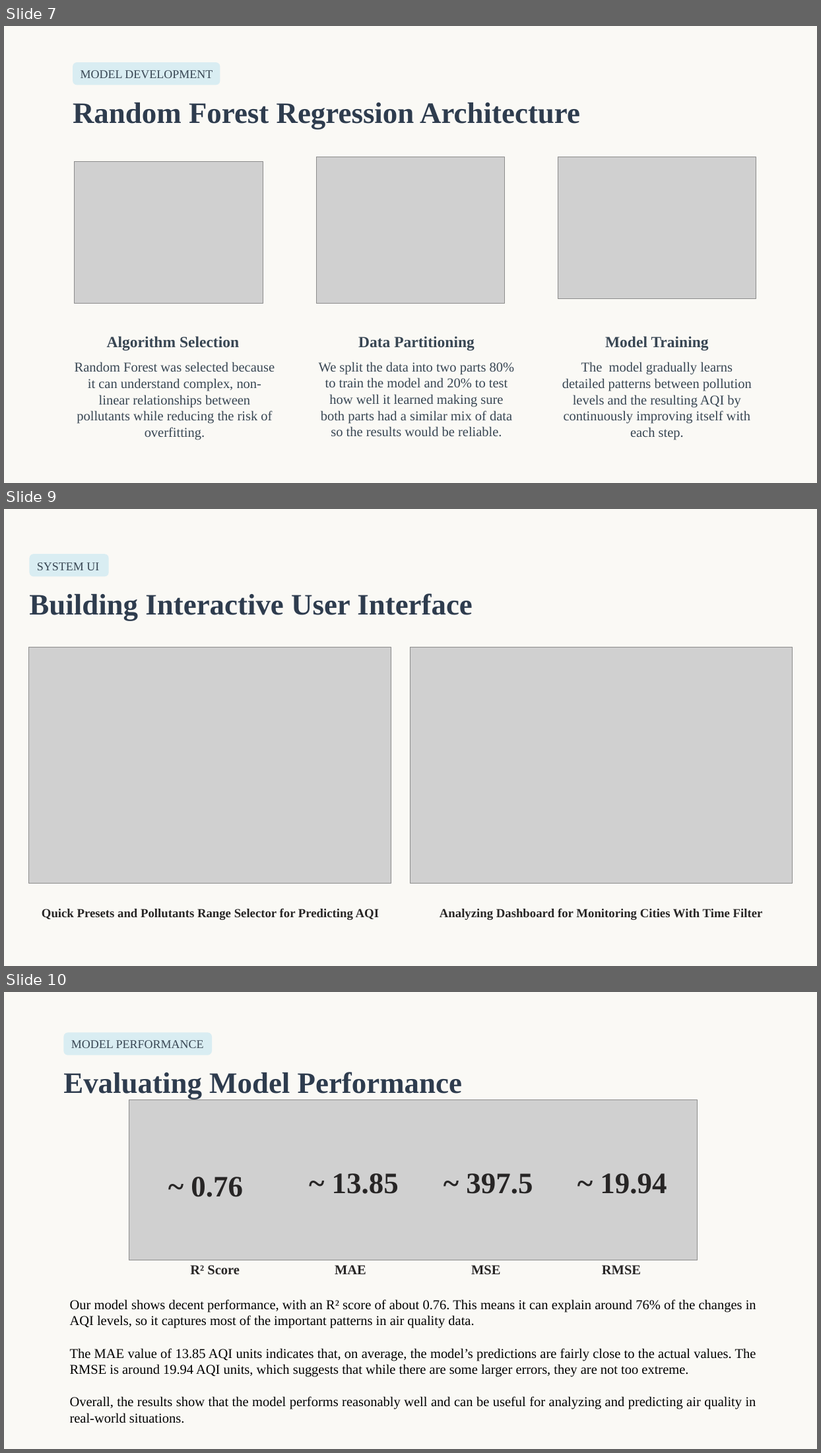
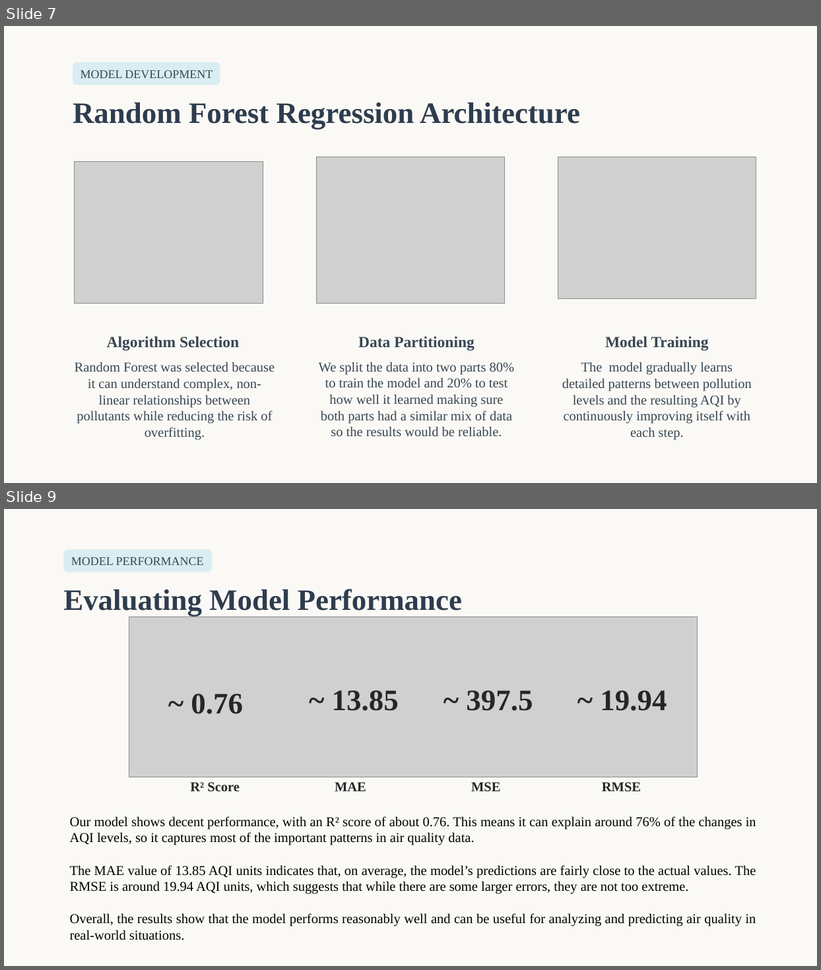
Before and after one commit to ishaangupta122/aqi-system, a slide deck: documents/aqi_ppt.pptx. Shown one above the other, each under a label of ours: slides 7, 9 and 10 before the commit, slides 7 and 9 after it; the slides between them are not shown. The pictures are 821x1453 and 821x970 pixels, drawn with LibreOffice and Linux fonts; fonts in the diff are those of the drawing; grey boxes stand for pictures. Boxes give left, top, right and bottom in pixels: in the first picture for what was removed or moved away, otherwise in the second. Text is boxed around its words. In the diff, an @@ line names an element or a change of style, - is before the commit and + after.

```diff
--- a/documents/aqi_ppt.pptx
+++ b/documents/aqi_ppt.pptx
@@ slide 9 removed at [4, 509, 817, 966], background #FFFFFF; not listed: 1 template element that a slide beside it also shows @@
@@ rounded rectangle removed at [30, 554, 109, 577] @@
@@ text removed at [37, 562, 99, 570] @@
-SYSTEM UI
@@ text removed at [29, 593, 472, 621] @@
-Building Interactive User Interface
@@ picture removed at [29, 648, 391, 884] @@
@@ picture removed at [411, 648, 793, 884] @@
@@ text removed at [42, 909, 379, 920] @@
-Quick Presets and Pollutants Range Selector for Predicting AQI
@@ text removed at [440, 909, 763, 920] @@
-Analyzing Dashboard for Monitoring Cities With Time Filter
@@ what was slide 10 is now slide 9 @@
```
Also in this commit, not shown: 2 slides changed, 40 other files.
